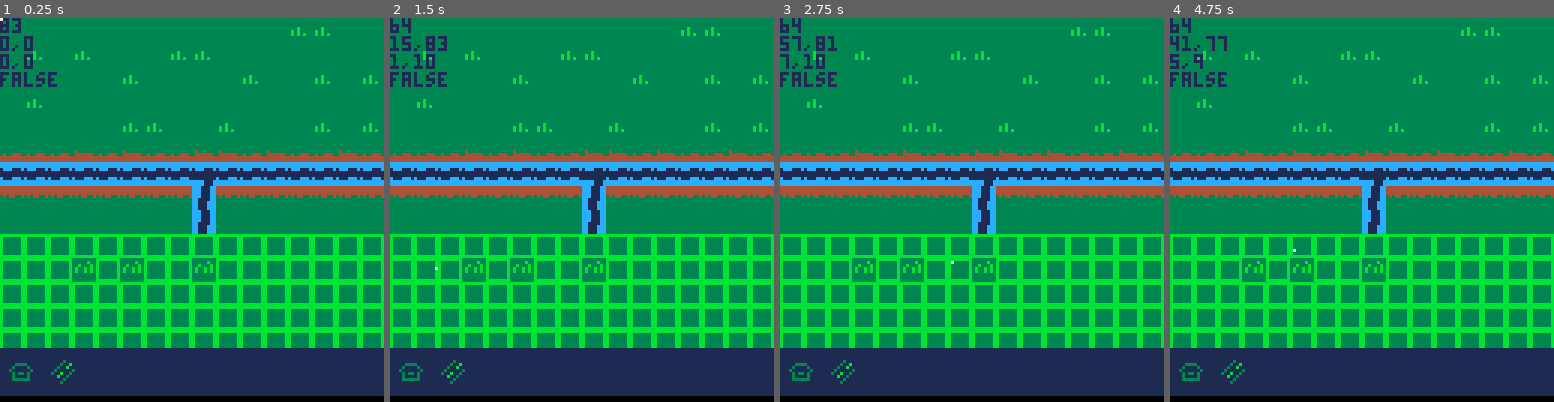
Above: before the commit, frames 1-4 (left to right).
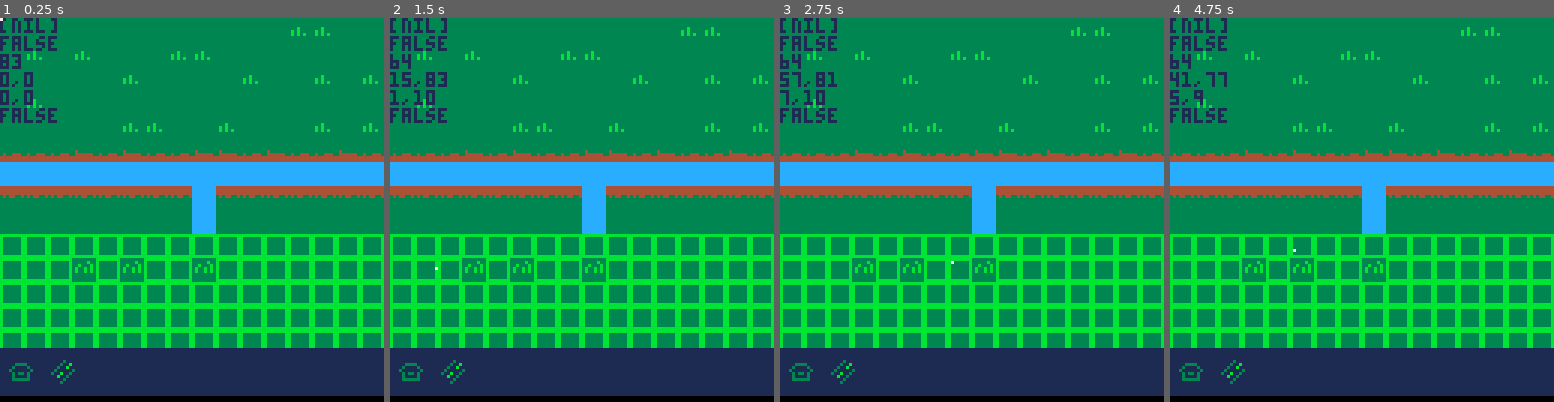
Above: after the commit, the same moments.

Repository: alainpuron/pico-8
Game: PICO-8 cartridge city.p8
Two runs of this game, one before a commit and one after it. Both use one fixed random seed, a clock stepped at 60 frames per second and the inputs below.
Inputs (mouse positions are in pixels of both pictures, inside the frame that each line leads up to):
- Up to frame 1 (0.25 s): no input
- Up to frame 2 (1.5 s): click (670, 121) at 0.67 s; click (436, 267) at 1.22 s
- Up to frame 3 (2.75 s): click (887, 114) at 1.77 s; click (952, 259) at 2.32 s
- Up to frame 4 (4.75 s): click (1404, 106) at 2.87 s; click (1465, 256) at 3.42 s; click (1231, 102) at 3.97 s; click (1292, 248) at 4.52 s

The runs differ from the first frame. In frame 1, 4.0% of the frame differs, in the area x 0-100%, y 0-57%; in frame 2, 4.0%; in frame 3, 3.9%; in frame 4, 4.0%.

Commit message:
Add files via upload

Diff:
--- a/city.p8
+++ b/city.p8
@@ -6,11 +6,13 @@
 function _init()
 	mouse_init() -- mouse
 	consts_init() -- const menu
+	blueprint_init() -- blueprint
 end
 
 function _update()
 	mouse_update() -- mouse
 	consts_update() -- const menu
+	blueprint_update() -- blueprint
 
 end
 
@@ -18,6 +20,7 @@
 	cls()
 	map()
 	consts_draw() -- const menu
+	blueprint_draw() -- blueprint
 	mouse_draw(mouse) -- mouse
 end
 -->8
@@ -80,7 +84,13 @@
 	print(is_over_toolbar)
 
 	 -- sp,x,y,h,w --
-	spr(mouse.sp,mouse.x,mouse.y,1,1)
+	 -- if over toolbar or selection is none then free mouse
+	 if is_over_toolbar or selection == nil then
+	 		spr(mouse.sp,mouse.x,mouse.y,1,1)
+		else
+		-- grid mouse
+			spr(1,cursor_x,cursor_y,1,1)
+	 end
 
 end
 
@@ -138,6 +150,9 @@
 
 	}
 
+	-- selected toolbar,default nil
+	selection = nil
+
 end
 
 function consts_update()
@@ -147,6 +162,7 @@
 function consts_draw()
 	toolbar_base_draw(toolbar_base) -- draw toolbar base
 	toolbar_draw(toolbar,toolbar_base) -- draw the selection
+	print(selection)
 end
 
 -- draw the base
@@ -172,8 +188,6 @@
 			local tool_x 	= toolbar_base.s_width   -- x1
 			local tool_y 	= toolbar_base.s_height -- y2
 
-		-- selected toolbar,default nil
-			selection = nil
 
 	-- starting from 1 go though everything in list
 	for i = 1, #toolbar do
@@ -189,7 +203,7 @@
 
 		-- selected tool
 		local tool = toolbar[i]
-		local over_tool = is_mouse_over(mouse,tool)
+	 over_tool = is_mouse_over(mouse,tool)
 
 		-- draw all toolbars
 		spr(toolbar[i].sp,item_x+3,item_y,1,1)
@@ -197,11 +211,20 @@
 		-- if mouse is over a tool then show it with a rectangle
 		if over_tool then
 
-					selection = i -- which one is selected
-     rect(item_x+2, item_y - 1, item_x + 11, item_y + 8, 8)
+		   rect(item_x+2, item_y - 1, item_x + 11, item_y + 8, 8)
+
+
+					if is_mouse_click_type(mouse,left_click) then
+							selection = i	-- updates the selection
+					end -- if
+
+					-- del selection
+					if is_mouse_click_type(mouse,right_click)	then
+									selection = nil	-- updates the selection
+					end
 
   end -- if
-			--	print(over_tool)
+
 	end -- for
 
 	--	print(selection)
@@ -213,8 +236,91 @@
 end -- function
 
 
+
 -->8
--- toolbar selection --
+-- tile selection for building --
+
+function blueprint_init()
+
+	-- store the selected tiles
+		to_be_built = {}
+
+end
+
+function blueprint_update()
+
+	add_to(to_be_built)
+end
+
+function blueprint_draw()
+
+	print(can_placed())
+
+	for i in all(to_be_built) do
+			spr(i.sp,i.x,i.y,1,1)
+	end
+
+end
+
+
+function add_to(to_be_built)
+
+
+	if can_placed() then
+
+				add(to_be_built,	{
+					x = cursor_x,
+					y = cursor_y,
+					sp = 32
+				})
+
+	end
+
+end
+
+
+-- can the selection be placed
+function can_placed()
+
+	if is_mouse_click_type(mouse,left_click)
+	and not is_over_toolbar and selection ~= nil
+		then
+			return true -- can be placed
+			else return false
+	end
+
+
+end
+
+
+-- is the tile already occupied
+function is_occuipied(blueprint_init)
+
+	-- starting from the first go though the total
+	for i=1, #to_be_built do
+
+			if to_be_built[i].x == tile_x and to_be_built[i].y == tile_y then
+
+				return true -- list has it
+
+			end
+
+	end
+
+	return false
+
+end
+…(11 lines of a section not shown)…
 
 
 
@@ -288,9 +394,9 @@
 5354535353535353535353535353535340404040404040404040404040404040404040404040400000000000000000000000000000000000000000000000000000000000000000000000000000000000000000000000000000000000000000000000000000000000000000000000000000000000000000000000000000000000
 5353535353545453535453535354535440404040404040404040404040404040404040404040400000000000000000000000000000000000000000000000000000000000000000000000000000000000000000000000000000000000000000000000000000000000000000000000000000000000000000000000000000000000
 5151515251525151525251525151525140404040404040404040404040404040404040404040400000000000000000000000000000000000000000000000000000000000000000000000000000000000000000000000000000000000000000000000000000000000000000000000000000000000000000000000000000000000
-5050505050505050705050505050505040404040404040404040404040404040404040404040400000000000000000000000000000000000000000000000000000000000000000000000000000000000000000000000000000000000000000000000000000000000000000000000000000000000000000000000000000000000
-5555555555555555605555555555555540404040404040404040404040404040404040404040400000000000000000000000000000000000000000000000000000000000000000000000000000000000000000000000000000000000000000000000000000000000000000000000000000000000000000000000000000000000
-5353535353535353605353535353535340404040404040404040404040404040404040404040400000000000000000000000000000000000000000000000000000000000000000000000000000000000000000000000000000000000000000000000000000000000000000000000000000000000000000000000000000000000
+5050505050505050505050505050505040404040404040404040404040404040404040404040400000000000000000000000000000000000000000000000000000000000000000000000000000000000000000000000000000000000000000000000000000000000000000000000000000000000000000000000000000000000
+5555555555555555505555555555555540404040404040404040404040404040404040404040400000000000000000000000000000000000000000000000000000000000000000000000000000000000000000000000000000000000000000000000000000000000000000000000000000000000000000000000000000000000
+5353535353535353505353535353535340404040404040404040404040404040404040404040400000000000000000000000000000000000000000000000000000000000000000000000000000000000000000000000000000000000000000000000000000000000000000000000000000000000000000000000000000000000
 4040404040404040404040404040404040404040404040404040404040404040404040404040400000000000000000000000000000000000000000000000000000000000000000000000000000000000000000000000000000000000000000000000000000000000000000000000000000000000000000000000000000000000
 4040404140414040414040404040404040404040404040404040404040404040404040404040400000000000000000000000000000000000000000000000000000000000000000000000000000000000000000000000000000000000000000000000000000000000000000000000000000000000000000000000000000000000
 4040404040404040404040404040404040404040404040404040404040404040404040404040400000000000000000000000000000000000000000000000000000000000000000000000000000000000000000000000000000000000000000000000000000000000000000000000000000000000000000000000000000000000
Not shown, changed: 35 lines of the sprite sheet (__gfx__) section of city.p8
